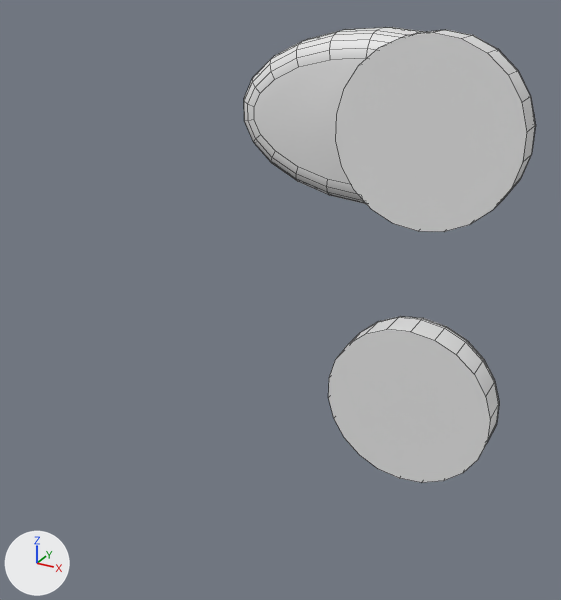
A saved change to the Blender file Data/Models/Doors/Handles/Blend/handle_01.blend.
Before and after are seen from a 50 mm lens placed at (0.056, -0.1668, 0.0611), pointed at (-0.018, -0.0321, -0.0062). Arrows for +X, +Y and +Z are at lower left; the lights stay in place. The picture after the commit comes second. Mesh edges are drawn as thin lines.

Objects in the first picture: 'handle'.
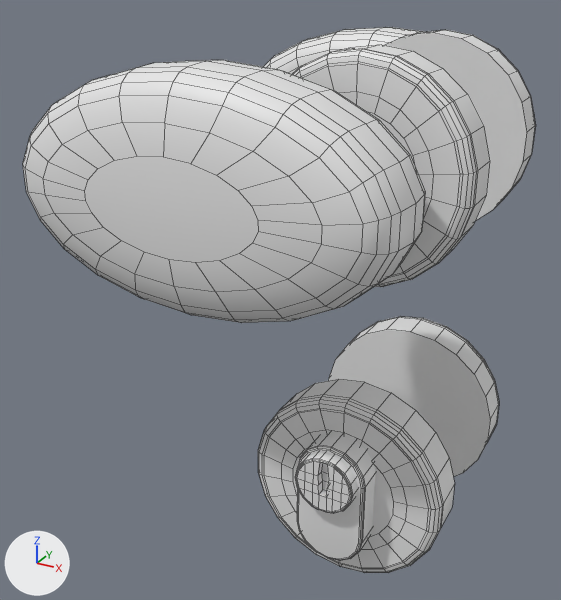
The newer file is also turned or shifted as a whole; pictures and numbers use the older file's frame.

Location of each change, (x1, y1, x2, y2) in pixels of the pictures (561 x 600 px):
'handle', reshaped (75% wider, 20% taller): before (244, 27, 536, 482); after (23, 27, 536, 573)
part 1 of me_cylinder_016, added: after (297, 432, 375, 560)
part 2 of me_cylinder_016, added: after (295, 452, 357, 514)
part 3 of me_cylinder_016, added: after (258, 379, 455, 573)
part 4 of me_cylinder_016, added: after (292, 45, 490, 287)
part 5 of me_cylinder_016, added: after (23, 60, 425, 323)

The change, as a diff of the scene's bpy script:
```diff
--- a/Data/Models/Doors/Handles/Blend/handle_01.blend.py
+++ b/Data/Models/Doors/Handles/Blend/handle_01.blend.py
@@ me_cylinder_016 @@
 # used by ob_handle; location = (0.0, 0.0, 0.0)
-me_cylinder_016.from_pydata(...)  # 910 vertices, 806 faces; spans x -0.0485..0.0255, y -0.0143..0.0212, z -0.056..0.0481
+me_cylinder_016.from_pydata(...)  # 1820 vertices, 1612 faces; spans x -0.0485..0.0255, y -0.076..0.0212, z -0.056..0.0481
+# me_cylinder_016 part 1: the loose piece of 90 vertices spanning x -0.0016..0.0125, y -0.0136..0.0007, z -0.0489..-0.0225 is copied, and the copy is mirrored in y about its middle, then moved by (0.0, -0.0419, 0.0); it spans x -0.0016..0.0125, y -0.0555..-0.0412, z -0.0489..-0.0225
+# me_cylinder_016 part 2: the loose piece of 116 vertices spanning x -0.0008..0.0112, y -0.0088..0.0031, z -0.0355..-0.0239 is copied, and the copy is mirrored in y about its middle, then moved by (0.0, -0.0491, 0.0); it spans x -0.0008..0.0112, y -0.0579..-0.046, z -0.0355..-0.0239
+# me_cylinder_016 part 3: the loose piece of 198 vertices spanning x -0.0143..0.0255, y -0.0143..-0.0048, z -0.056..-0.0158 is copied, and the copy is mirrored in y about its middle, then moved by (0.0, -0.0357, 0.0); it spans x -0.0143..0.0255, y -0.05..-0.0405, z -0.056..-0.0158
+# me_cylinder_016 part 4: the loose piece of 198 vertices spanning x -0.0143..0.0255, y -0.0143..-0.0048, z 0.0079..0.0481 is copied, and the copy is mirrored in y about its middle, then moved by (0.0, -0.0357, 0.0); it spans x -0.0143..0.0255, y -0.05..-0.0405, z 0.0079..0.0481
+# me_cylinder_016 part 5: the loose piece of 264 vertices spanning x -0.0485..0.0215, y -0.001..0.0212, z 0.006..0.0467 is copied, and the copy is mirrored in y about its middle, then moved by (0.0, -0.075, 0.0); it spans x -0.0485..0.0215, y -0.076..-0.0538, z 0.006..0.0467
+# other edits to the shape of me_cylinder_016 do not show in these pictures
 me_cylinder_016.materials.append(mat_material)
```
